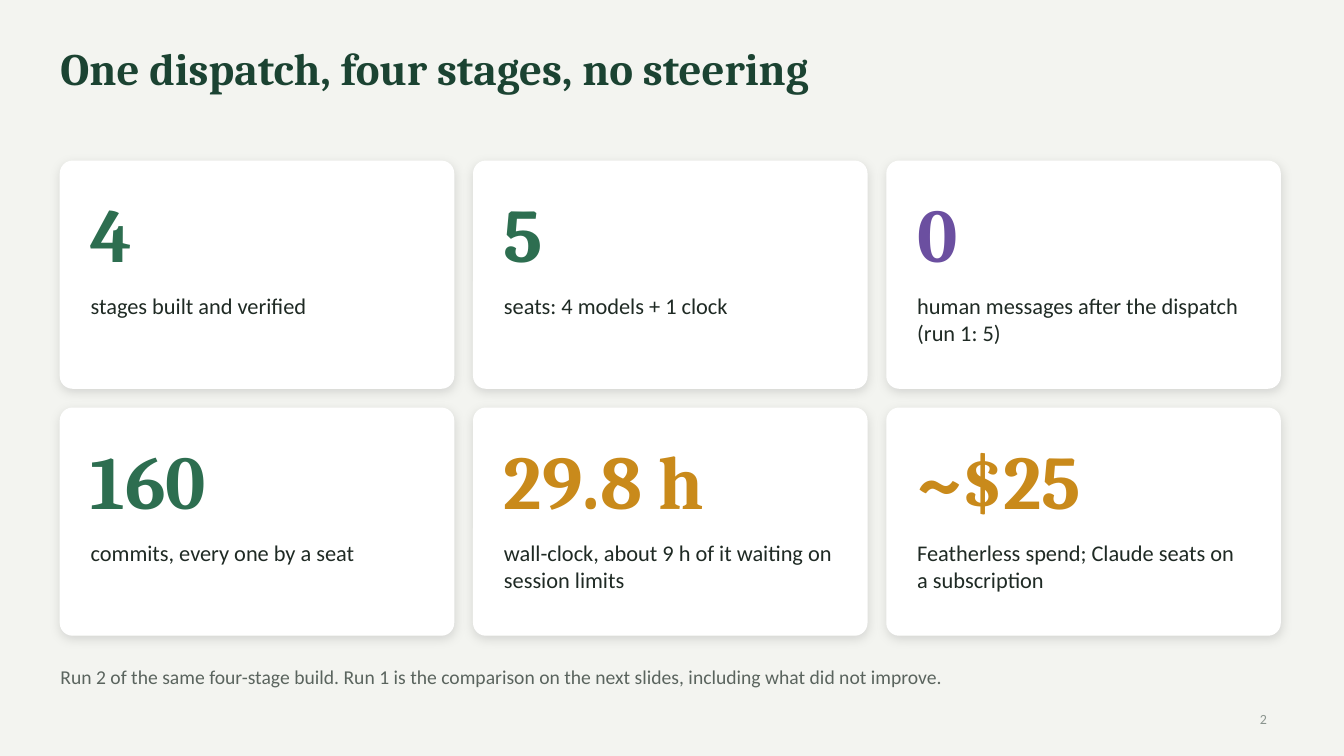
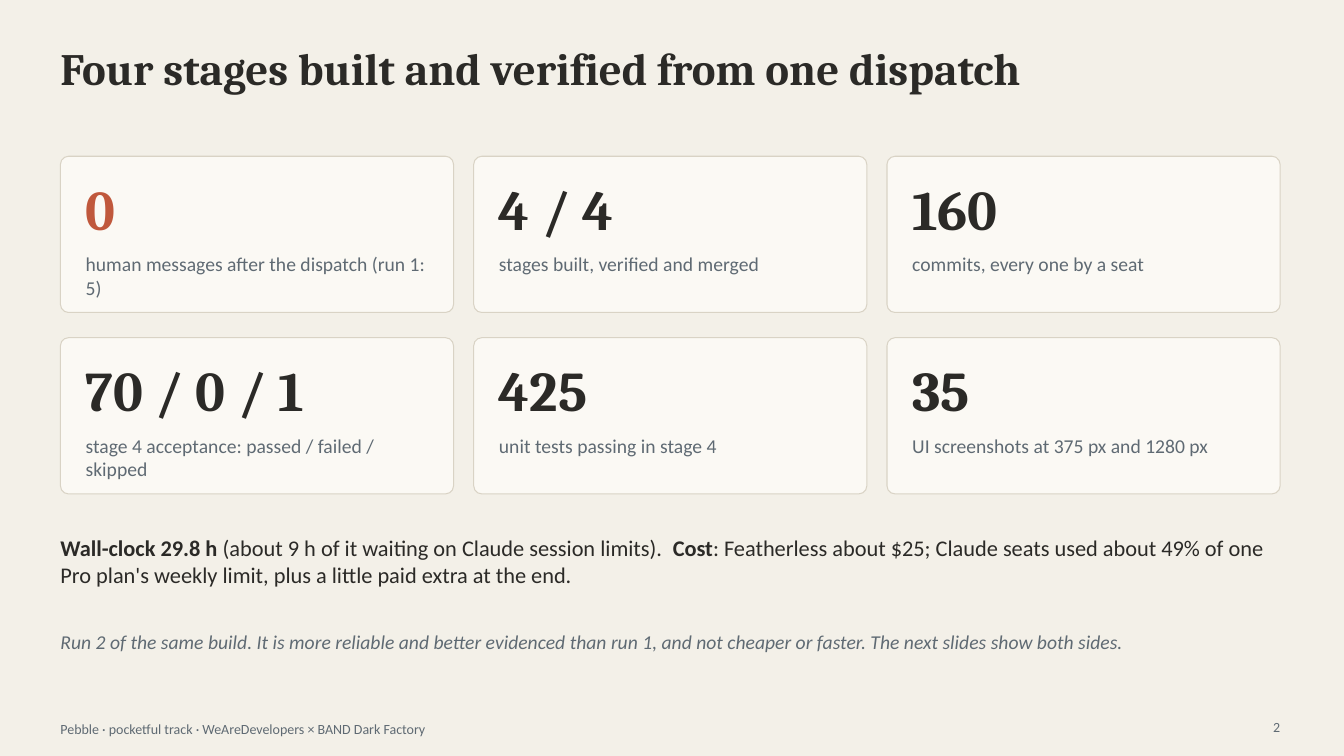
Before and after one commit to JahnaviSrilekha/payment-app-by-autonomous-agents-hackathon, a slide deck: slide 2 of Pebble-deck.pptx. Drawn at 1344x756 pixels with LibreOffice and Linux fonts; fonts in the diff are those of the drawing. Boxes give left, top, right and bottom in pixels: in the first picture for what was removed or moved away, otherwise in the second. Text is boxed around its words. In the diff, an @@ line names an element or a change of style, - is before the commit and + after.

Commit message:
updated factory and readme files

```diff
--- a/Pebble-deck.pptx
+++ b/Pebble-deck.pptx
@@ background #F3F4F0 to #F3F0E8 @@
@@ text at box(60, 53, 1020, 95): text changed; text colour #1B4332 to #2B2A27 @@
-One dispatch, four stages, no steering
+Four stages built and verified from one dispatch
@@ rounded rectangle: place and size @@
-rounded rectangle at box(60, 161, 454, 388)
+rounded rectangle at box(60, 156, 454, 313)
@@ text "0": place and size @@
-text "0" at box(917, 211, 957, 263)
+text "0" at box(86, 192, 116, 231)
@@ text "0" at box(86, 192, 116, 231): size 54 to 40 pt, text colour #6B4FA0 to #C0583C @@
@@ rounded rectangle: place and size @@
-rounded rectangle at box(474, 161, 867, 388)
+rounded rectangle at box(474, 156, 867, 313)
@@ rounded rectangle: place and size @@
-rounded rectangle at box(887, 161, 1280, 388)
+rounded rectangle at box(887, 156, 1280, 313)
@@ text "160": place and size @@
-text "160" at box(91, 457, 207, 510)
+text "160" at box(912, 192, 998, 231)
@@ text "160" at box(912, 192, 998, 231): size 54 to 40 pt, text colour #2D6E50 to #2B2A27 @@
@@ text at box(499, 192, 614, 230): text changed; size 54 to 40 pt; text colour #2D6E50 to #2B2A27 @@
-5
+4 / 4
@@ text removed at box(91, 210, 133, 262) @@
-4
@@ text "human messages after the dispatch ...": place and size @@
-text "human messages after the dispatch ..." at box(917, 298, 1238, 344)
+text "human messages after the dispatch ..." at box(86, 257, 425, 298)
@@ text "human messages after the dispatch ..." at box(86, 257, 425, 298): size 16 to 14 pt, text colour #1F2A24 to #5F6A73 @@
@@ text at box(499, 257, 759, 275): text changed; size 16 to 14 pt; text colour #1F2A24 to #5F6A73 @@
-seats: 4 models + 1 clock
+stages built, verified and merged
@@ text "commits, every one by a ..." at box(912, 257, 1144, 274): size 16 to 14 pt, text colour #1F2A24 to #5F6A73 @@
@@ text "commits, every one by a ...": place and size @@
-text "commits, every one by a ..." at box(91, 545, 354, 565)
+text "commits, every one by a ..." at box(912, 257, 1144, 274)
@@ text removed at box(91, 298, 307, 318) @@
-stages built and verified
@@ rounded rectangle: place and size @@
-rounded rectangle at box(60, 408, 454, 635)
+rounded rectangle at box(60, 338, 454, 494)
@@ rounded rectangle: place and size @@
-rounded rectangle at box(474, 408, 867, 635)
+rounded rectangle at box(474, 338, 867, 494)
@@ fill #FFFFFF to #FBF9F4; outline #FFFFFF 1 pt to #D9D3C5 0.75 pt; shadow off; proportions changed in 6 elements at box(60, 156, 454, 313), box(474, 156, 867, 313), box(887, 156, 1280, 313), box(60, 338, 454, 494), box(474, 338, 867, 494), box(887, 338, 1280, 494) @@
@@ rounded rectangle: place and size @@
-rounded rectangle at box(887, 408, 1280, 635)
+rounded rectangle at box(887, 338, 1280, 494)
@@ text added at box(86, 373, 305, 412), 40 pt, text #2B2A27, bold @@
+70 / 0 / 1
@@ text at box(499, 373, 587, 412): text changed; size 54 to 40 pt; text colour #C98A1B to #2B2A27 @@
-29.8 h
+425
@@ text at box(912, 373, 970, 412): text changed; size 54 to 40 pt; text colour #C98A1B to #2B2A27 @@
-~$25
+35
@@ text added at box(86, 439, 362, 479), 14 pt, text #5F6A73 @@
+stage 4 acceptance: passed / failed / skipped
@@ text at box(499, 439, 717, 457): text changed; size 16 to 14 pt; text colour #1F2A24 to #5F6A73 @@
-wall-clock, about 9 h of it waiting on session limits
+unit tests passing in stage 4
@@ text at box(912, 439, 1207, 456): text changed; size 16 to 14 pt; text colour #1F2A24 to #5F6A73 @@
-Featherless spend; Claude seats on a subscription
+UI screenshots at 375 px and 1280 px
@@ text added at box(60, 540, 1264, 587), 16 pt, text #2B2A27 @@
+Wall-clock 29.8 h (about 9 h of it waiting on Claude session limits). Cost: Featherless about $25; Claude seats used about 49% of one Pro plan's weekly limit, plus a little paid extra at the end.
@@ text at box(60, 635, 1122, 652): text changed; text colour #5A645E to #5F6A73; italic on @@
-Run 2 of the same four-stage build. Run 1 is the comparison on the next slides, including what did not improve.
+Run 2 of the same build. It is more reliable and better evidenced than run 1, and not cheaper or faster. The next slides show both sides.
@@ page number: place and size @@
-page number at box(1260, 715, 1267, 724)
+page number at box(1273, 723, 1280, 732)
@@ page number at box(1273, 723, 1280, 732): text colour #8A948E to #5F6A73; alignment left to right @@
@@ text added at box(60, 724, 426, 736), 10 pt, text #5F6A73 @@
+Pebble · pocketful track · WeAreDevelopers × BAND Dark Factory
```
Also in this commit, not shown: 5 other slides changed, 12 slides added, 5 slides removed, 11 other files.
